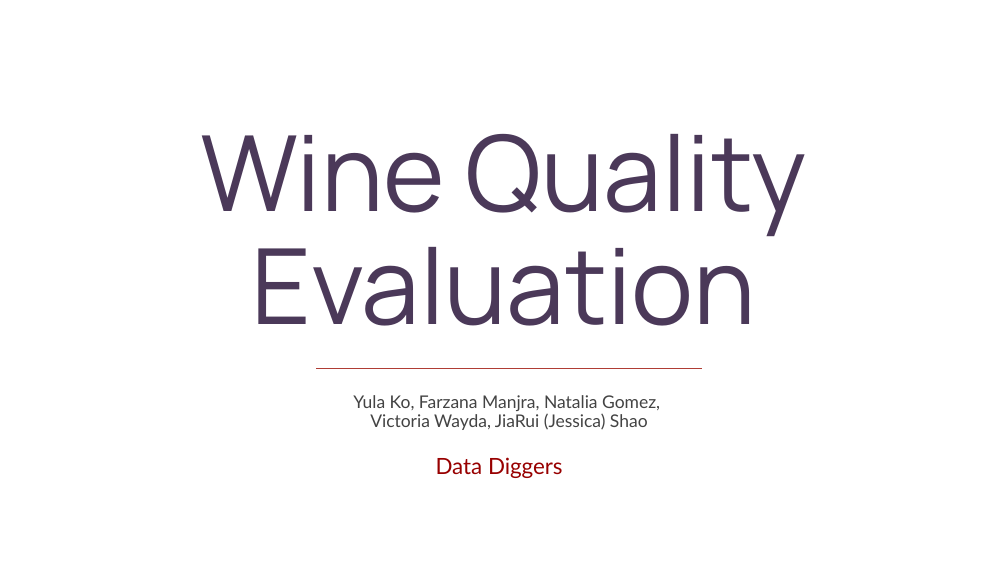
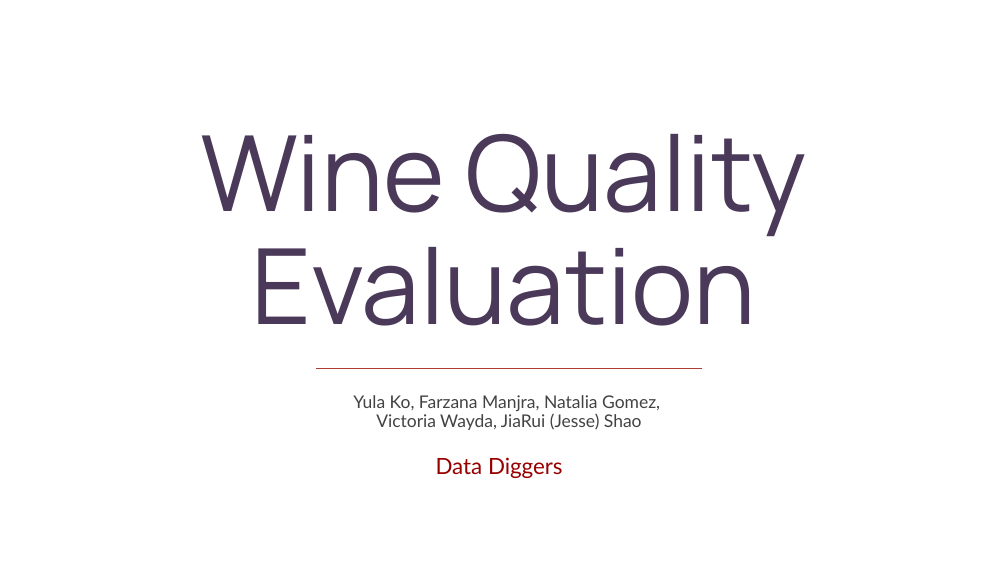
Before and after one commit to JiaRuiShao/Data-Mining-R, a slide deck: slide 1 of Project/Red Wine Quality Evaluation.pptx. Drawn at 1008x567 pixels with LibreOffice and Linux fonts; fonts in the diff are those of the drawing. Boxes give left, top, right and bottom in pixels: in the first picture for what was removed or moved away, otherwise in the second. Text is boxed around its words. In the diff, an @@ line names an element or a change of style, - is before the commit and + after.

```diff
--- a/Project/Red Wine Quality Evaluation.pptx
+++ b/Project/Red Wine Quality Evaluation.pptx
@@ text at (376, 413, 642, 430): text changed @@
-Victoria Wayda, JiaRui (Jessica) Shao
+Victoria Wayda, JiaRui (Jesse) Shao
```
Also in this commit, not shown: 6 other slides changed, 1 other file.
